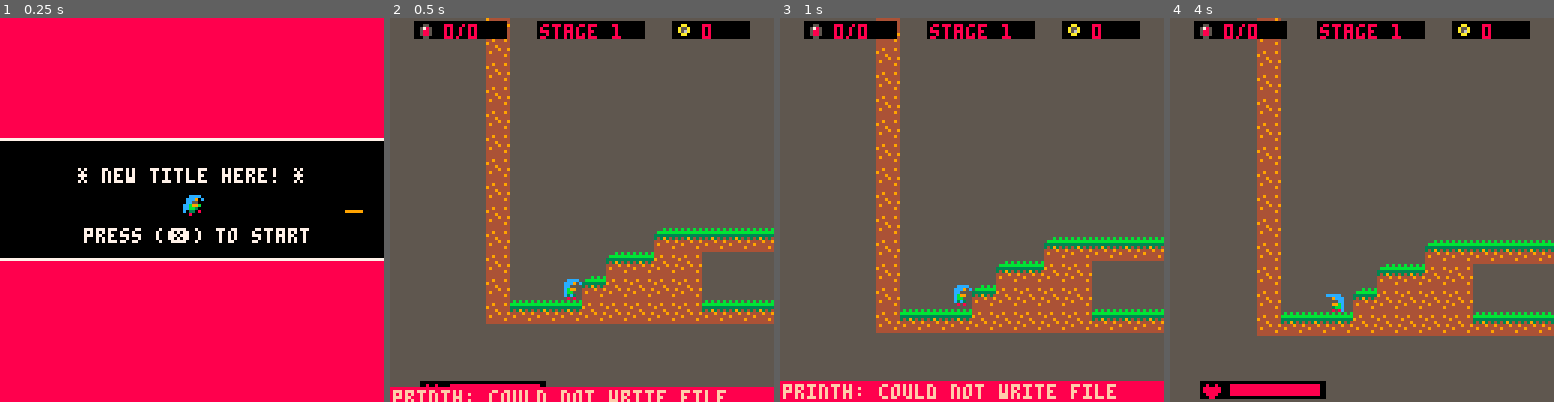
Above: before the commit, frames 1-4 (left to right).
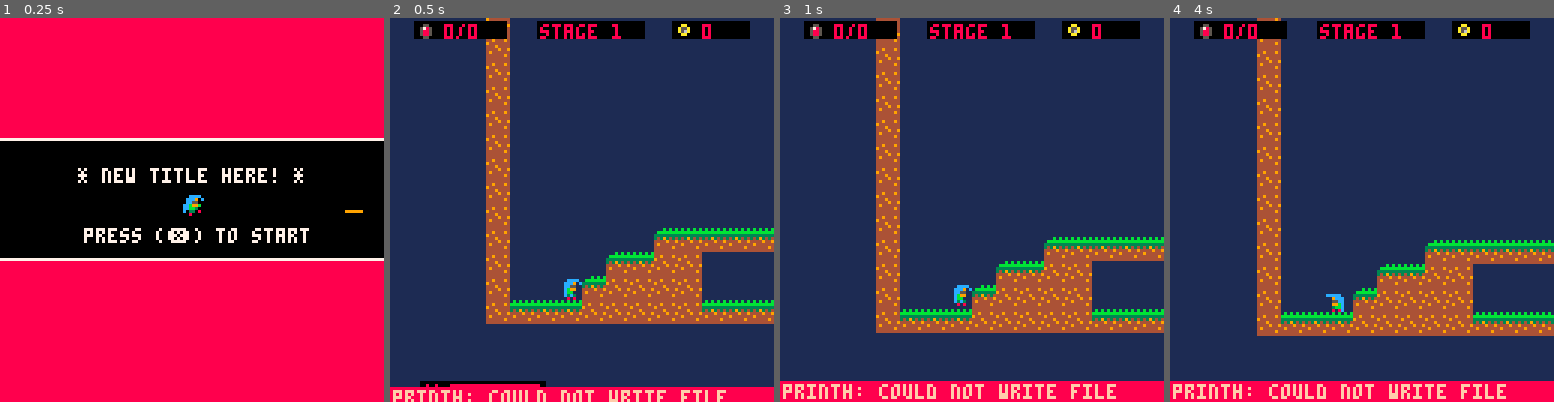
Above: after the commit, the same moments.

Repository: Mizar01/last_spellcaster
Game: PICO-8 cartridge microvania.p8
Two runs of this game, one before a commit and one after it. Both use one fixed random seed, a clock stepped at 60 frames per second and the inputs below.
Inputs:
- Up to frame 1 (0.25 s): no input
- Up to frame 2 (0.5 s): tap X (X key) at 0.33 s
- Up to frame 3 (1 s): tap O (Z key) at 0.7 s
- Up to frame 4 (4 s): tap X (X key) at 1.07, 1.85, 2.97 s; hold Right 1.6-2.1 s; tap O (Z key) every 0.4 s from 1.7 to 3.7 s; hold Up 2.15-2.42 s; hold Right 2.47-3.03 s; hold Left 3.08-3.58 s; hold Down 3.63-3.97 s

Frame 1 is identical in both runs. In frame 2, 78% of the frame differs, in the area x 0-100%, y 0-97%; in frame 3, 77%; in frame 4, 81%, in the area x 0-100%, y 0-100%.

Commit message:
added fireball and enemy damage, token opt.

Diff:
--- /dev/null
+++ b/game/base.lua
@@ -0,0 +1,183 @@
+-- SCREEN OBJ UTILS -------------------------------
+-- ALL OBJECTS MUST have .x, .y, .hitbox, .speed, .spr table (see player for example)
+c_obj = {
+ 	new = function(x, y, parent_mgr)
+		local o = {
+			name = "obj",
+			x = x or 0,
+			y = y or 0,
+			parent_mgr = parent_mgr or nil,
+			hitbox = {x=0,y=0,x2=7,y2=7}, -- default full tile hitbox
+			speed = 0.4,
+            destroyed = false,
+			-- Sprite configuration
+			spr = {
+				-- sprite config for idle phase. You can add more phases as needed
+				--  arguments: sprites = array of sprite indexes, fps = frames per second, loop = bool (default true)
+				--             ss = single sprite index (for non-animated phases)
+				idle = { sprites = { 64, 65 }, fps = 2,  loop = true },
+				-- other_phase = { ss = 12 }, -- example of another phase that uses a single sprite
+				flip_x = false,
+				flip_y = false,
+				time_start = 0, 	-- time when the animation started. It is useful to calculate next frame based on fps
+				effect = "none", 	-- special effect for drawing (like blink_white, rotx, roty, rotz, etc)
+				last_frame = 0,
+				rot_speed = 1, -- for rotation effects (1 -> 1 full turn per second)
+			},
+			phase = "idle",
+		}
+		if (o.parent_mgr) then
+			o.parent_mgr:add(o)
+		end
+		setmetatable(o, c_obj)
+		return o
+	end,
+	update = function(self)
+	end,
+	draw = function(self)
+		self:draw_sprite()
+ 	end,
+    del = function(self)
+        self.destroyed = true
+        flog("destroyed obj:"..self.name)
+        if (self.parent_mgr) then
+            self.parent_mgr:del(self)
+        end
+    end,
+	draw_sprite = function(self)
+
+		if (debug) then
+			-- draw hitbox for debugging
+			local hb = self:hitbox_pos(0, 0)
+			rect(hb.x, hb.y, hb.x2, hb.y2, 8)
+		end
+
+		local s  = self.spr
+
+		if (s.effect == "blink_white") then
+
+			local cover = (time() % 0.2 < 0.1)
+			if (cover) then
+				for c = 0, 15 do pal(c, 7) end -- white override for entire palette
+			end
+
+		end
+
+		local sprph = s[self.phase]
+
+		local next_sprite = nil
+		if (sprph.ss ~= nil) then
+			-- single sprite phase
+			next_sprite = sprph.ss
+		else
+			if (sprph.loop ~= nil and sprph.loop == false and sprph.sprites[#sprph.sprites] == s.last_frame) then
+				next_sprite = s.last_frame
+			else
+				if (s.time_start == nil or s.time_start == 0) then
+					s.time_start = time()
+				end
+				next_sprite = sprph.sprites[1 + flr((time() - s.time_start) / (1 / sprph.fps)) % #sprph.sprites]
+			end
+		end
+
+		if (s.effect == "rotx" or s.effect == "roty") then
+			local w = 8
+			local h = 8
+			local rot_speed = s.rot_speed or 1
+			if (s.effect == "roty") then
+				w = cos(t() * rot_speed) * 8
+			else -- rotx
+				h = cos(t() * rot_speed) * 8
+			end
+			sspr(
+				next_sprite % 16 * 8,
+				flr(next_sprite / 16) * 8,
+				8,
+				8,
+				self.x + 4 - (w / 2),
+				self.y,
+				w,
+				h,
+				false,
+				false
+			)
+		else
+			spr(
+				next_sprite,
+				self.x,
+				self.y,
+				1,
+				1,
+				s.flip_x or false,
+				s.flip_y or false,
+				7
+			)
+		end
+
+		pal()  -- reset palette
+		s.last_frame = next_sprite
+
+	end,
+	-- tolerance is used to make collision less strict
+	collide = function(self, other, tolx, toly)
+		local h1 = self:hitbox_pos(0, 0)
+		local h2 = other:hitbox_pos(0, 0)
+		if (tolx != nil) then
+			h1.x += tolx
+			h1.x2 -= tolx
+			h2.x += tolx
+			h2.x2 -= tolx
+		end
+		return not (h1.x2 < h2.x or h1.x > h2.x2 or h1.y2 < h2.y or h1.y > h2.y2)
+	end,
+	-- Get the hitbox vertex points of an object in world coordinates, with optional offsets ox, oy
+	 --  if you must calculate a destination point.
+	hitbox_pos = function(self, ox, oy)
+		ox = ox or 0
+		oy = oy or 0
+		return {
+			x = self.x + ox + self.hitbox.x,
+			y = self.y + oy + self.hitbox.y,
+			x2 = self.x + ox + self.hitbox.x2,
+			y2 = self.y + oy + self.hitbox.y2,
+		}
+	end,
+}
+c_obj.__index = c_obj
+--------------------------------------------------
+
+----------------------------------------------
+-- MANAGER BASE CLASS
+----------------------------------------------
+c_mgr = {
+	new = function()
+		local m = {}
+		m.objs = {}
+		m.update_in_pause = false
+		setmetatable(m, c_mgr)
+		return m
+	end,
+	restart = function(self)
+		self.objs = {}
+	end,
+	add = function(self, obj)
+		add(self.objs, obj)
+	end,
+    del = function(self, obj)
+        del(self.objs, obj)
+    end,
+	update = function(self)
+		if (game.paused and not self.update_in_pause) then
+			return
+		end
+        for o in all(self.objs) do
+            o:update()
+        end
+	end,
+	draw = function(self)
+        for o in all(self.objs) do
+            o:draw()
+        end
+	end,
+}
+c_mgr.__index = c_mgr
--- a/game/common.lua
+++ b/game/common.lua
@@ -156,6 +156,13 @@
     return result
 end
 
+function timer_lerp(origin, max_length, timer, reversed)
+    local t = timer.t / timer.maxtime
+    if (reversed) t = 1 - t
+    return lerp(origin, origin + max_length, t)
+end
+
+
 -- Prints multiple lines of text, centered or not centered
 -- the lines are splitted using "*" char
 function mlprint(msg, x, y, color, centered)
--- a/game/config.lua
+++ b/game/config.lua
@@ -53,24 +53,8 @@
         "1 1 1 1 1 1 1 1 1 1 1 1 1 1 1 1 1 1 1 1 1 1 1 1 1 1 1 1 1 1 1 1 1 1 1 1 1 1 1 1 1 1 1 1 1 1 1 1 1 1 1 1 1 1 1 1 1 1 1 1 1 1 1 1 1 1 1 1 1 1 1 1 1 1 1 1 1 1 1 1 1 1 1 1 1 1 1 1 1 1 1 1 1 1 1 1 1 1 1 1 1 1 1 1 1 1 1 1 1 1 1 1 1 1 1 1 1 1 1 1 1 1 1 1 1 1 1 1",
     }
 
-neighbor_conf_codes = {
-    none = 0,
-    up = 1,
-    down = 2,
-    left = 4,
-    right = 8,
-    up_down = 3,
-    left_right = 12,
-    up_left = 5,
-    up_right = 9,
-    down_left = 6,
-    down_right = 10,
-    up_down_left = 7,
-    up_down_right = 11,
-    up_left_right = 13,
-    down_left_right = 14,
-    all = 15,
-}
+-- neighbor config nodes
+ncn_none, ncn_up, ncn_down, ncn_left, ncn_right, ncn_up_down, ncn_up_left, ncn_up_right, ncn_down_left, ncn_down_right, ncn_left_right, ncn_up_down_left, ncn_up_down_right, ncn_up_left_right, ncn_down_left_right, ncn_all = 0,1,2,4,8,3,5,9,6,10,12,7,11,13,14,15
 
 themes = {
     metal = {
@@ -83,7 +67,7 @@
     },
     grass = {
         tile_maps = {33, 34, 35, 36, 37},
-        bg_col = -11,
+        bg_col = 1,
     },
     ice = {
         tile_maps = {49, 50, 51, 52, 53},
--- a/game/enemies.lua
+++ b/game/enemies.lua
@@ -6,8 +6,16 @@
         l.etype = etype
         l.hitbox = {x = 2, y = 2, x2 = 5, y2 = 5}
         l.speed = speed or 1
+        l.life = 100
         setmetatable(l, c_enemy)
         return l
+    end,
+    take_damage = function(self, dmg)
+        self.life -= dmg
+        if (self.life <= 0) then
+            self:del()
+            -- c_explosion.new(self.x + 4, self.y + 4, 6, game.mgr.misc_mgr)
+        end
     end,
 }
 c_enemy.__index = c_enemy
--- a/game/misc.lua
+++ b/game/misc.lua
@@ -23,13 +23,52 @@
 }
 class_inherit(c_explosion, c_obj)
 
+c_fireball = {
+    new = function(x, y, dir)
+        local l = c_obj.new(x, y, game.mgr.misc_mgr)
+        l.solid = false
+        l.damage = 10
+        l.ttl = c_timer.new(0.3, false)
+        l.radius = 1
+        l.max_radius = 2
+        l.origx, l.origy = x, y
+        l.max_dist = 20
+        setmetatable(l, c_fireball)
+        return l
+    end,
+    update = function(self)
+        self.x = timer_lerp(self.origx, self.max_dist, self.ttl, true)
+        self.radius = timer_lerp(1, self.max_radius, self.ttl, true)
+        if (self.ttl:adv()) then
+            self:del()
+            -- c_explosion.new(self.x, self.y, 4, game.mgr.misc_mgr)
+            return
+        end
+        for e in all(game.mgr.enemy_mgr.objs) do
+            if (self:collide(e)) then
+                e:take_damage(self.damage)
+                self:del()
+                c_explosion.new(self.x + 2, self.y + 4, 4, game.mgr.misc_mgr)
+                break
+            end
+        end
+    end,
+    draw = function(self)
+        local cols = {1, 2, 9, 7}
+        for i = 0, 3 do
+            local radf = (i / 3) * self.radius
+            local offset_x =  i * 2
+            circfill(self.x + offset_x, self.y + 4, 1.5 * radf, cols[i+1])
+        end
+    end,
+}
+class_inherit(c_fireball, c_obj)
+
 c_misc_mgr = {
     new = function()
         local m = c_mgr.new()
         setmetatable(m, c_misc_mgr)
         return m
     end,
-    update = function(self)
-    end,
 }
 class_inherit(c_misc_mgr, c_mgr)
--- a/game/player.lua
+++ b/game/player.lua
@@ -80,6 +80,7 @@
 			right = btn(1,0),
 			jump = btn(4,0),
 			jump_start = btnp(4,0),
+			action = btnp(5,0),
 			-- d = btnp(3,1), -- d key (for debug)
 		}
 
@@ -115,8 +116,11 @@
 			end
 		end
 
+		if (btn.action) then
+			self:attack(p)
+		end
+
 		p.life = max(0, p.life - p.life_dec_speed * (1/fps))
-
 
 	end,
 	draw = function(self)
@@ -222,25 +226,16 @@
 		return solid_left or solid_right
 	end,
 	apply_end_stage_upgrades = function(self)
-		local p = self
+		-- local p = self
 		-- for _, upgrade in pairs(p.permanent_upgrades.after_stage) do
 		-- 	upgrade(p)
 		-- end
 	end,
-	start_teleport = function(self)
-		local p = self
-		p.invulnerable = true
-		p.blocked = true
-		p.invisible = true
-	end,
-	end_teleport = function(self, portal_dest)
-		local p = self
-		p.x = portal_dest.x
-		p.y = portal_dest.y
-		p.invulnerable = false
-		p.invisible = false
-		p.blocked = false
-	end,
+	attack = function(self)
+		-- default attack does nothing
+		c_fireball.new(self.x + 8, self.y, self.spr.flip_x and dir_left or dir_right, game.mgr.misc_mgr)
+		flog("attack")
+	end,
+
 }
-c_player.__index = c_player
-setmetatable(c_player, c_obj)
+class_inherit(c_player, c_obj)
--- a/game/utils.lua
+++ b/game/utils.lua
@@ -1,179 +1,3 @@
--- SCREEN OBJ UTILS -------------------------------
--- ALL OBJECTS MUST have .x, .y, .hitbox, .speed, .spr table (see player for example)
-c_obj = {
- 	new = function(x, y, parent_mgr)
-		local o = {
-			name = "obj",
-			x = x or 0,
-			y = y or 0,
-			parent_mgr = parent_mgr or nil,
-			hitbox = {x=0,y=0,x2=7,y2=7}, -- default full tile hitbox
-			speed = 0.4,
-			-- Sprite configuration
-			spr = {
-				-- sprite config for idle phase. You can add more phases as needed
-				--  arguments: sprites = array of sprite indexes, fps = frames per second, loop = bool (default true)
-				--             ss = single sprite index (for non-animated phases)
-				idle = { sprites = { 64, 65 }, fps = 2,  loop = true },
-				-- other_phase = { ss = 12 }, -- example of another phase that uses a single sprite
-				flip_x = false,
-				flip_y = false,
-				time_start = 0, 	-- time when the animation started. It is useful to calculate next frame based on fps
-				effect = "none", 	-- special effect for drawing (like blink_white, rotx, roty, rotz, etc)
-				last_frame = 0,
-				rot_speed = 1, -- for rotation effects (1 -> 1 full turn per second)
-			},
-			phase = "idle",
-		}
-		if (o.parent_mgr) then
-			o.parent_mgr:add(o)
-		end
-		setmetatable(o, c_obj)
-		return o
-	end,
-	update = function(self)
-	end,
-	draw = function(self)
-		self:draw_sprite()
- 	end,
-	draw_sprite = function(self)
-
-		if (debug) then
-			-- draw hitbox for debugging
-			local hb = self:hitbox_pos(0, 0)
-			rect(hb.x, hb.y, hb.x2, hb.y2, 8)
-		end
-
-		local s  = self.spr
-
-		if (s.effect == "blink_white") then
-
-			local cover = (time() % 0.2 < 0.1)
-			if (cover) then
-				for c = 0, 15 do pal(c, 7) end -- white override for entire palette
-			end
-
-		end
-
-		local sprph = s[self.phase]
-
-		local next_sprite = nil
-		if (sprph.ss ~= nil) then
-			-- single sprite phase
-			next_sprite = sprph.ss
-		else
-			if (sprph.loop ~= nil and sprph.loop == false and sprph.sprites[#sprph.sprites] == s.last_frame) then
-				next_sprite = s.last_frame
-			else
-				if (s.time_start == nil or s.time_start == 0) then
-					s.time_start = time()
-				end
-				next_sprite = sprph.sprites[1 + flr((time() - s.time_start) / (1 / sprph.fps)) % #sprph.sprites]
-			end
-		end
-
-		if (s.effect == "rotx" or s.effect == "roty") then
-			local w = 8
-			local h = 8
-			local rot_speed = s.rot_speed or 1
-			if (s.effect == "roty") then
-				w = cos(t() * rot_speed) * 8
-			else -- rotx
-				h = cos(t() * rot_speed) * 8
-			end
-			sspr(
-				next_sprite % 16 * 8,
-				flr(next_sprite / 16) * 8,
-				8,
-				8,
-				self.x + 4 - (w / 2),
-				self.y,
-				w,
-				h,
-				false,
-				false
-			)
-		else
-			spr(
-				next_sprite,
-				self.x,
-				self.y,
-				1,
-				1,
-				s.flip_x or false,
-				s.flip_y or false,
-				7
-			)
-		end
-
-		pal()  -- reset palette
-		s.last_frame = next_sprite
-
-	end,
-	-- tolerance is used to make collision less strict
-	collide = function(self, other, tolx, toly)
-		local h1 = self:hitbox_pos(0, 0)
-		local h2 = other:hitbox_pos(0, 0)
-		if (tolx != nil) then
-			h1.x += tolx
-			h1.x2 -= tolx
-			h2.x += tolx
-			h2.x2 -= tolx
-		end
-		return not (h1.x2 < h2.x or h1.x > h2.x2 or h1.y2 < h2.y or h1.y > h2.y2)
-	end,
-	-- Get the hitbox vertex points of an object in world coordinates, with optional offsets ox, oy
-	 --  if you must calculate a destination point.
-	hitbox_pos = function(self, ox, oy)
-		ox = ox or 0
-		oy = oy or 0
-		return {
-			x = self.x + ox + self.hitbox.x,
-			y = self.y + oy + self.hitbox.y,
-			x2 = self.x + ox + self.hitbox.x2,
-			y2 = self.y + oy + self.hitbox.y2,
-		}
-	end,
-}
-c_obj.__index = c_obj
---------------------------------------------------
-
-----------------------------------------------
--- MANAGER BASE CLASS
-----------------------------------------------
-c_mgr = {
-	new = function()
-		local m = {}
-		m.objs = {}
-		m.update_in_pause = false
-		setmetatable(m, c_mgr)
-		return m
-	end,
-	restart = function(self)
-		self.objs = {}
-	end,
-	add = function(self, obj)
-		add(self.objs, obj)
-	end,
-    del = function(self, obj)
-        del(self.objs, obj)
-    end,
-	update = function(self)
-		if (game.paused and not self.update_in_pause) then
-			return
-		end
-        for o in all(self.objs) do
-            o:update()
-        end
-	end,
-	draw = function(self)
-        for o in all(self.objs) do
-            o:draw()
-        end
-	end,
-}
-c_mgr.__index = c_mgr
-
 -- A method for all directions
 -- TODO: move into c_obj
 function obj_move(obj, d, ovd_speed)
@@ -273,22 +97,22 @@
 
 function map_tiles_by_theme(tile_variant, theme)
     local m = {
-    [neighbor_conf_codes.none] = theme.tile_maps[2],
-    [neighbor_conf_codes.up] = theme.tile_maps[1],
-    [neighbor_conf_codes.down] = theme.tile_maps[2],
-    [neighbor_conf_codes.left] = theme.tile_maps[5],
-    [neighbor_conf_codes.right] = theme.tile_maps[4],
-    [neighbor_conf_codes.up_down] = theme.tile_maps[1],
-    [neighbor_conf_codes.left_right] = theme.tile_maps[3],
-    [neighbor_conf_codes.up_left] = theme.tile_maps[1],
-    [neighbor_conf_codes.up_right] = theme.tile_maps[1],
-    [neighbor_conf_codes.down_left] = theme.tile_maps[5],
-    [neighbor_conf_codes.down_right] = theme.tile_maps[4],
-    [neighbor_conf_codes.up_down_left] = theme.tile_maps[1],
-    [neighbor_conf_codes.up_down_right] = theme.tile_maps[1],
-    [neighbor_conf_codes.up_left_right] = theme.tile_maps[1],
-    [neighbor_conf_codes.down_left_right] = theme.tile_maps[3],
-    [neighbor_conf_codes.all] = theme.tile_maps[1],
+        [ncn_none] = theme.tile_maps[2],
+        [ncn_up] = theme.tile_maps[1],
+        [ncn_down] = theme.tile_maps[2],
+        [ncn_left] = theme.tile_maps[5],
+        [ncn_right] = theme.tile_maps[4],
+        [ncn_up_down] = theme.tile_maps[1],
+        [ncn_left_right] = theme.tile_maps[3],
+        [ncn_up_left] = theme.tile_maps[1],
+        [ncn_up_right] = theme.tile_maps[1],
+        [ncn_down_left] = theme.tile_maps[5],
+        [ncn_down_right] = theme.tile_maps[4],
+        [ncn_up_down_left] = theme.tile_maps[1],
+        [ncn_up_down_right] = theme.tile_maps[1],
+        [ncn_up_left_right] = theme.tile_maps[1],
+        [ncn_down_left_right] = theme.tile_maps[3],
+        [ncn_all] = theme.tile_maps[1],
     }
     return m[tile_variant]
 end
--- a/microvania.p8
+++ b/microvania.p8
@@ -4,6 +4,7 @@
 #include game/common.lua
 #include game/shop.lua
 #include game/compressed_maps.lua
+#include game/base.lua
 #include game/utils.lua
 #include game/config.lua
 #include game/player.lua
